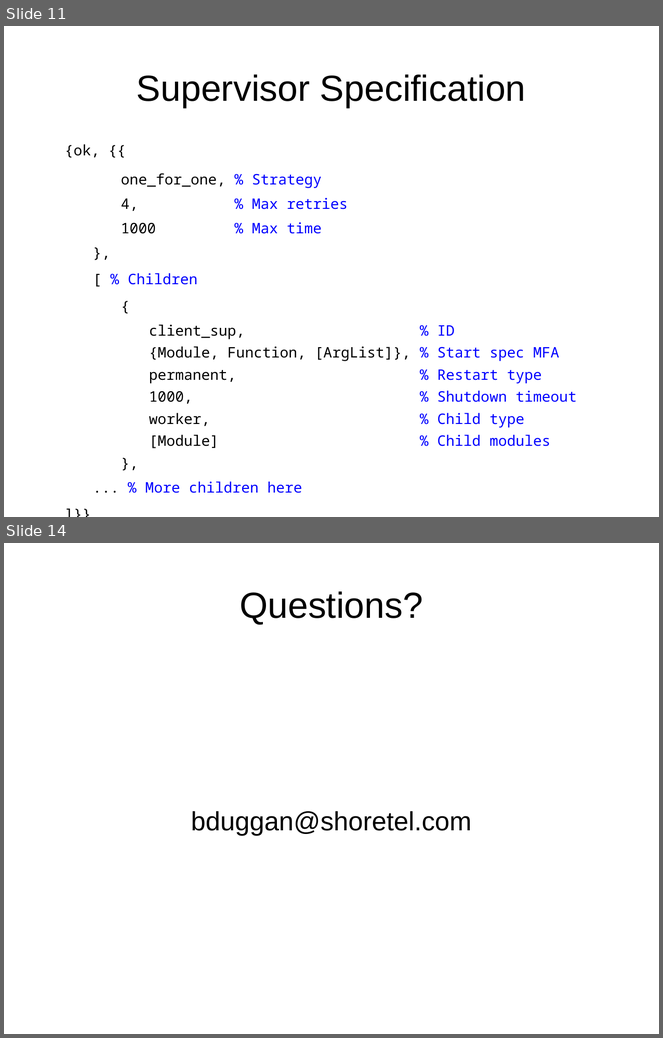
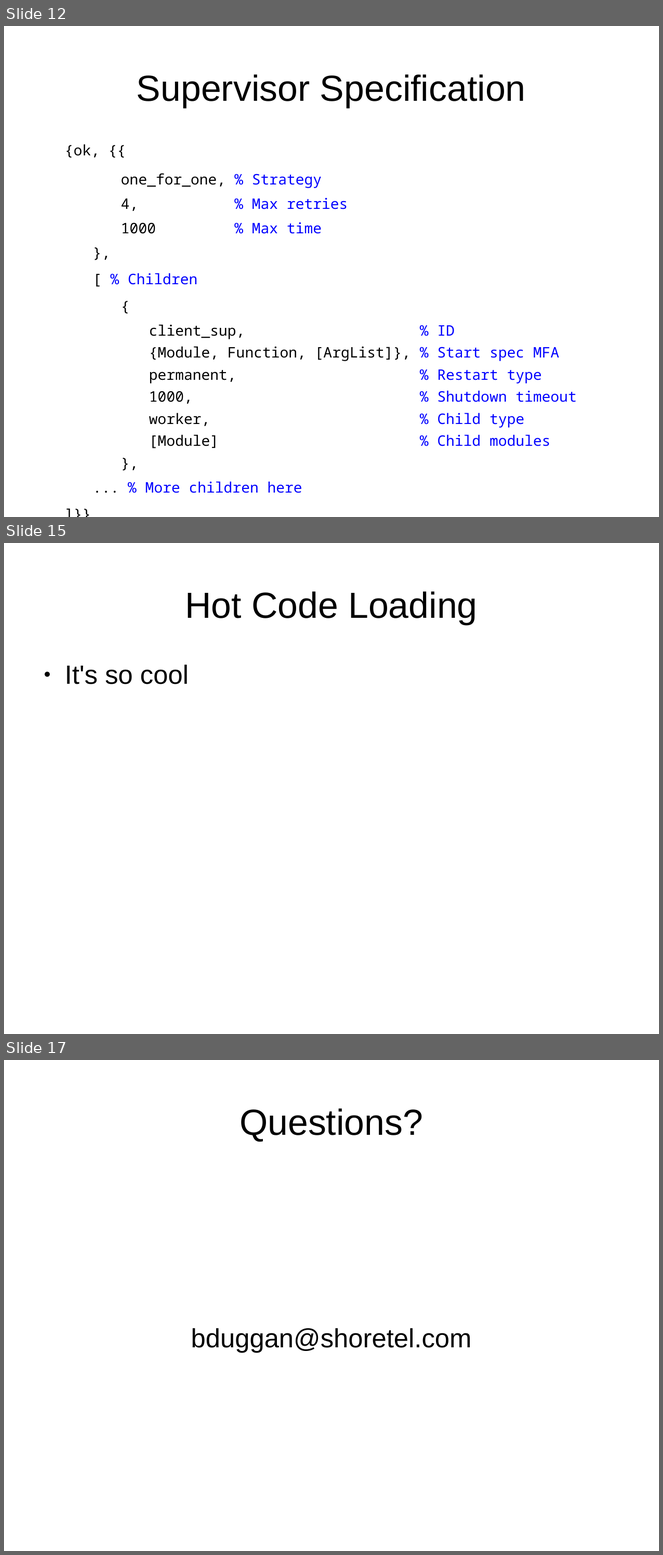
Before and after one commit to bernardd/OTPworkshop, a slide deck: Slides.odp. Shown one above the other, each under a label of ours: slides 11 and 14 before the commit, slides 12, 15 and 17 after it; the slides between them are not shown. The pictures are 663x1038 and 663x1555 pixels, drawn with LibreOffice and Linux fonts; fonts in the diff are those of the drawing. Boxes give left, top, right and bottom in pixels: in the first picture for what was removed or moved away, otherwise in the second. Text is boxed around its words. In the diff, an @@ line names an element or a change of style, - is before the commit and + after.

```diff
--- a/Slides.odp
+++ b/Slides.odp
@@ slide 15 added at (4, 543, 659, 1034), background #FFFFFF @@
@@ title added at (185, 591, 477, 625), 44 pt, text #000000 @@
+Hot Code Loading
@@ text added at (65, 665, 189, 684), 32 pt, text #000000 @@
+● It's so cool
@@ what was slide 11 is now slide 12 @@
@@ what was slide 14 is now slide 17 @@
```
Also in this commit, not shown: 3 slides changed, 2 other slides added.
